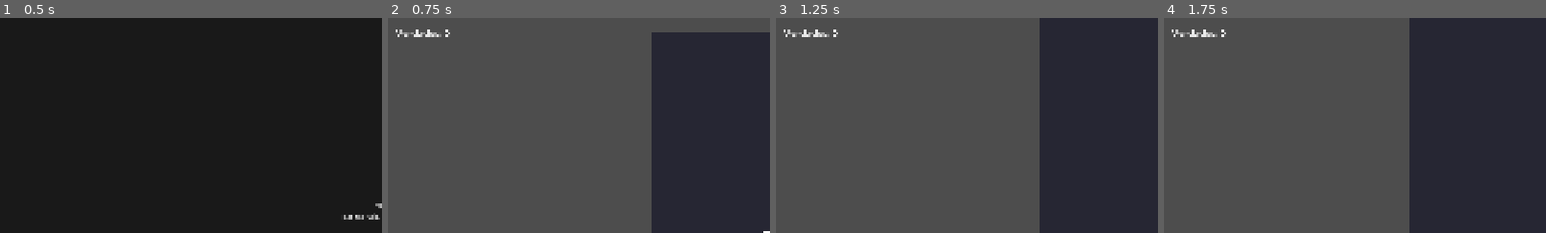
Above: before the commit, frames 1-4 (left to right).
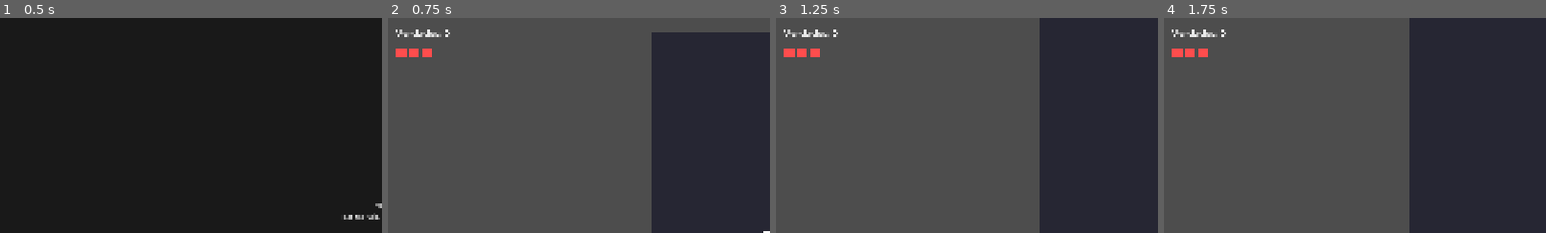
Above: after the commit, the same moments.

Repository: JavierIslas/GGJ26
Game: Godot game, scene res://scenes/main_menu.tscn
Same seed, same stepped clock (60 frames per second), same inputs: the game is played once before the commit and once after it.
Inputs:
- Up to frame 1 (0.5 s): no input
- Up to frame 2 (0.75 s): click "Play" at 0.5 s
- Up to frame 3 (1.25 s): no input
- Up to frame 4 (1.75 s): hold D (move_right) from 1.28 s (still down); tap E (reveal) at 1.35 s; tap Space (jump) at 1.52 s
The pictures show only the part of the screen within x 0-50%, y 0-50%; the shares and areas given below are measured in that part.

Frame 1 is identical in both runs. In frame 2, 0.3% of the frame differs, in the area x 2-12%, y 14-19%; in frame 3, 0.3%; in frame 4, 0.3%.

Commit message:
fix: Replace TextureRect with ColorRect for HP hearts
Hearts weren't visible because TextureRect had no texture assigned.
Now using ColorRect with solid colors as placeholder:
- Red (1.0, 0.3, 0.3) for full HP
- Gray (0.3, 0.3, 0.3) for empty HP
- Size: 24x24 pixels

Hearts should now be visible in HUD.

Co-Authored-By: Claude Sonnet 4.5 <noreply@anthropic.com>

Diff:
--- a/scripts/ui/hud.gd
+++ b/scripts/ui/hud.gd
@@ -7,7 +7,7 @@
 @onready var hp_container: HBoxContainer = $MarginContainer/VBoxContainer/HPContainer
 
 ## Sprites de corazones (se crearán dinámicamente)
-var heart_sprites: Array[TextureRect] = []
+var heart_sprites: Array[ColorRect] = []
 
 func _ready() -> void:
 	# Conectar señales del GameManager
@@ -25,16 +25,12 @@
 		child.queue_free()
 	heart_sprites.clear()
 
-	# Crear corazones
+	# Crear corazones (usando ColorRect como placeholder)
 	for i in GameManager.max_hp:
-		var heart = TextureRect.new()
-		heart.custom_minimum_size = Vector2(32, 32)
-		heart.expand_mode = TextureRect.EXPAND_FIT_WIDTH_PROPORTIONAL
-		heart.stretch_mode = TextureRect.STRETCH_KEEP_ASPECT_CENTERED
-
-		# Por ahora, usar un placeholder (cuadrado blanco)
-		# TODO: Reemplazar con sprite de corazón cuando tengamos arte
-		heart.modulate = Color.WHITE
+		var heart = ColorRect.new()
+		heart.custom_minimum_size = Vector2(24, 24)
+		heart.size = Vector2(24, 24)
+		heart.color = Color(1.0, 0.3, 0.3)  # Rojo por defecto
 
 		hp_container.add_child(heart)
 		heart_sprites.append(heart)
@@ -58,10 +54,10 @@
 	for i in heart_sprites.size():
 		if i < current_hp:
 			# Corazón lleno
-			heart_sprites[i].modulate = Color(1.0, 0.3, 0.3)  # Rojo
+			heart_sprites[i].color = Color(1.0, 0.3, 0.3)  # Rojo
 		else:
 			# Corazón vacío
-			heart_sprites[i].modulate = Color(0.3, 0.3, 0.3)  # Gris oscuro
+			heart_sprites[i].color = Color(0.3, 0.3, 0.3)  # Gris oscuro
 
 func _on_truth_revealed(_total: int) -> void:
 	"""Callback cuando se revela una verdad"""
Not shown: 1 places in scenes/characters/player.tscn that only renumber resources
Not shown, added: scripts/components/range_indicator.gd.uid
Not shown, added: scripts/ui/hud.gd.uid
Not shown, added: scripts/utils/camera_shake.gd.uid
